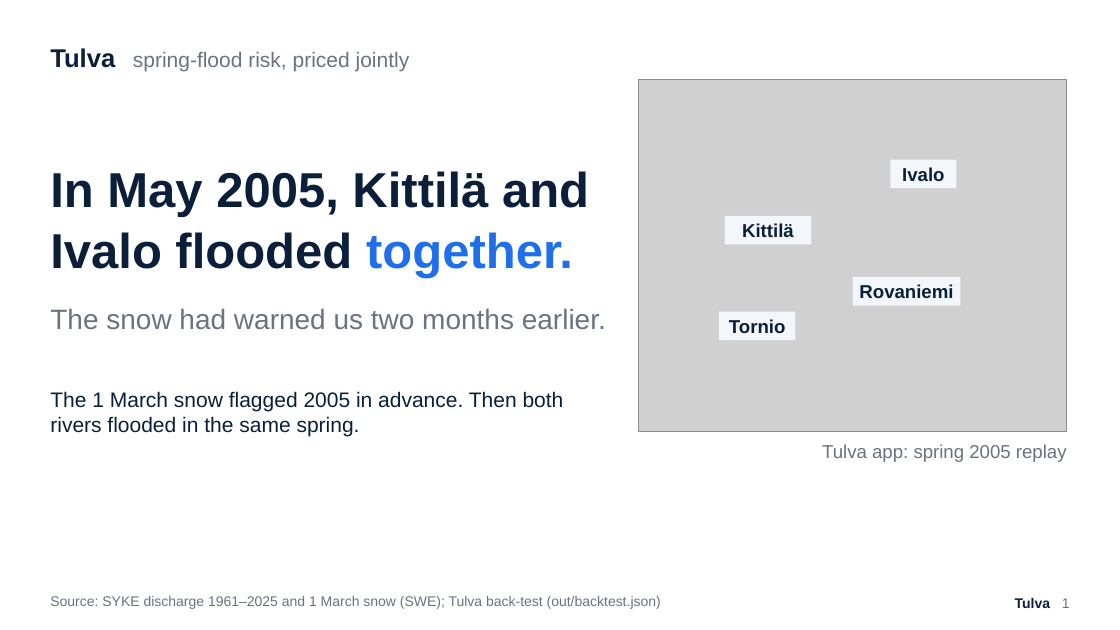
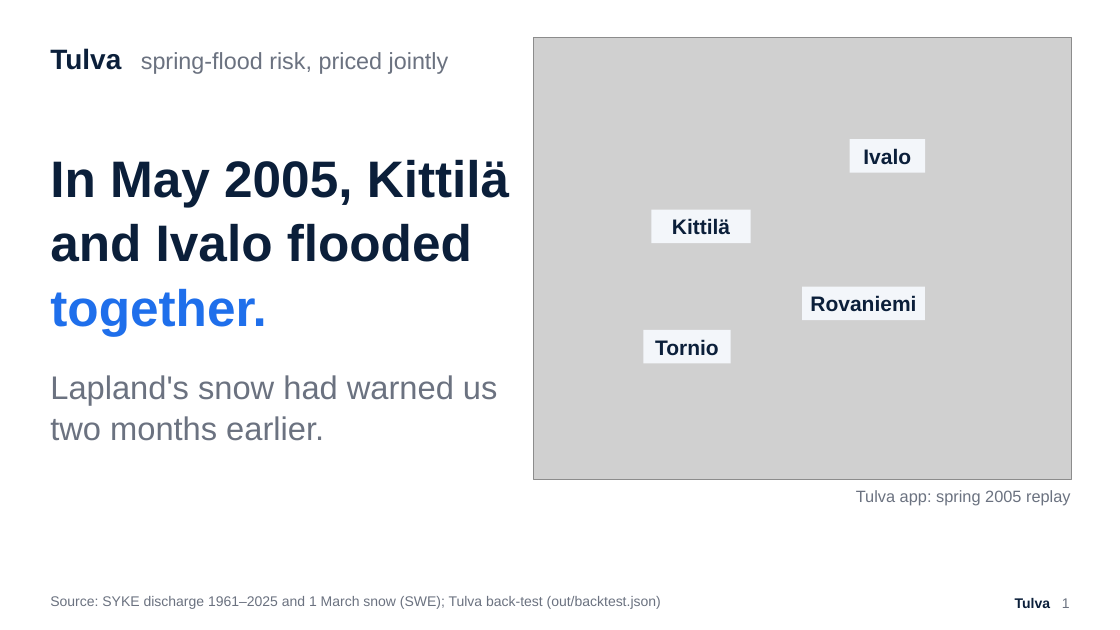
Before and after one commit to Zawaer/tulva, a slide deck: slide 1 of deck/Tulva_QxF2026.pptx. Drawn at 1120x630 pixels with LibreOffice and Linux fonts; fonts in the diff are those of the drawing; grey boxes stand for pictures. Boxes give left, top, right and bottom in pixels: in the first picture for what was removed or moved away, otherwise in the second. Text is boxed around its words. In the diff, an @@ line names an element or a change of style, - is before the commit and + after.

```diff
--- a/deck/Tulva_QxF2026.pptx
+++ b/deck/Tulva_QxF2026.pptx
@@ text "Tulva spring-flood risk, priced jointly" at box(50, 48, 449, 74): size 22 to 24 pt in "Tulva"; size 18 to 20 pt in "spring-flood risk, priced jointly" @@
@@ picture: place and size @@
-picture at box(639, 80, 1067, 432)
+picture at box(534, 38, 1071, 479)
@@ text "In May 2005, Kittilä and ...": place and size @@
-text "In May 2005, Kittilä and ..." at box(50, 171, 606, 329)
+text "In May 2005, Kittilä and ..." at box(50, 159, 509, 441)
@@ text "Ivalo": place and size @@
-text "Ivalo" at box(902, 167, 944, 181)
+text "Ivalo" at box(863, 148, 911, 165)
@@ rectangle: place and size @@
-rectangle at box(891, 160, 957, 188)
+rectangle at box(849, 139, 925, 173)
@@ text at box(50, 159, 509, 336): size 42 to 44 pt in "In May 2005, Kittilä and Ivalo flooded ..."; more space between paragraphs @@
@@ text "Kittilä": place and size @@
-text "Kittilä" at box(742, 223, 794, 237)
+text "Kittilä" at box(672, 218, 730, 234)
@@ rectangle: place and size @@
-rectangle at box(724, 216, 811, 245)
+rectangle at box(652, 210, 751, 244)
@@ text "Rovaniemi": place and size @@
-text "Rovaniemi" at box(859, 284, 953, 298)
+text "Rovaniemi" at box(810, 295, 916, 312)
@@ rectangle: place and size @@
-rectangle at box(853, 277, 960, 306)
+rectangle at box(802, 287, 925, 320)
@@ size 16 to 18 pt in 4 elements at box(810, 295, 916, 312), box(863, 148, 911, 165), box(672, 218, 730, 234), box(655, 339, 719, 356) @@
@@ text "Tornio": place and size @@
-text "Tornio" at box(729, 319, 785, 333)
+text "Tornio" at box(655, 339, 719, 356)
@@ rectangle: place and size @@
-rectangle at box(719, 312, 796, 340)
+rectangle at box(644, 330, 731, 364)
@@ text at box(50, 375, 498, 441): text changed; size 24 to 28 pt @@
-The snow had warned us two months earlier.
+Lapland's snow had warned us two months earlier.
@@ text removed at box(50, 391, 564, 437) @@
-The 1 March snow flagged 2005 in advance. Then both rivers flooded in the same spring.
@@ text "Tulva app: spring 2005 replay": place and size @@
-text "Tulva app: spring 2005 replay" at box(822, 444, 1067, 462)
+text "Tulva app: spring 2005 replay" at box(856, 490, 1071, 505)
@@ text "Tulva app: spring 2005 replay" at box(856, 490, 1071, 505): size 16 to 14 pt @@
```
Also in this commit, not shown: 6 other slides changed, 1 slide added, 1 slide removed, 17 other files.
